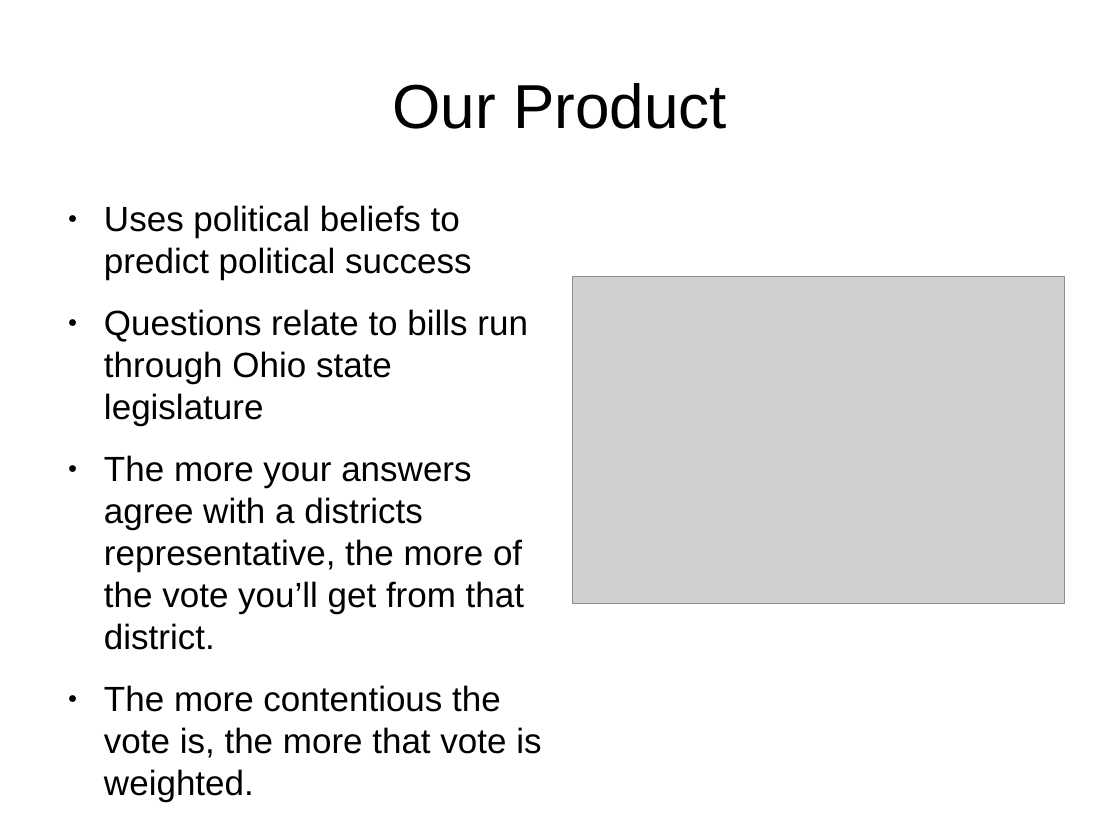
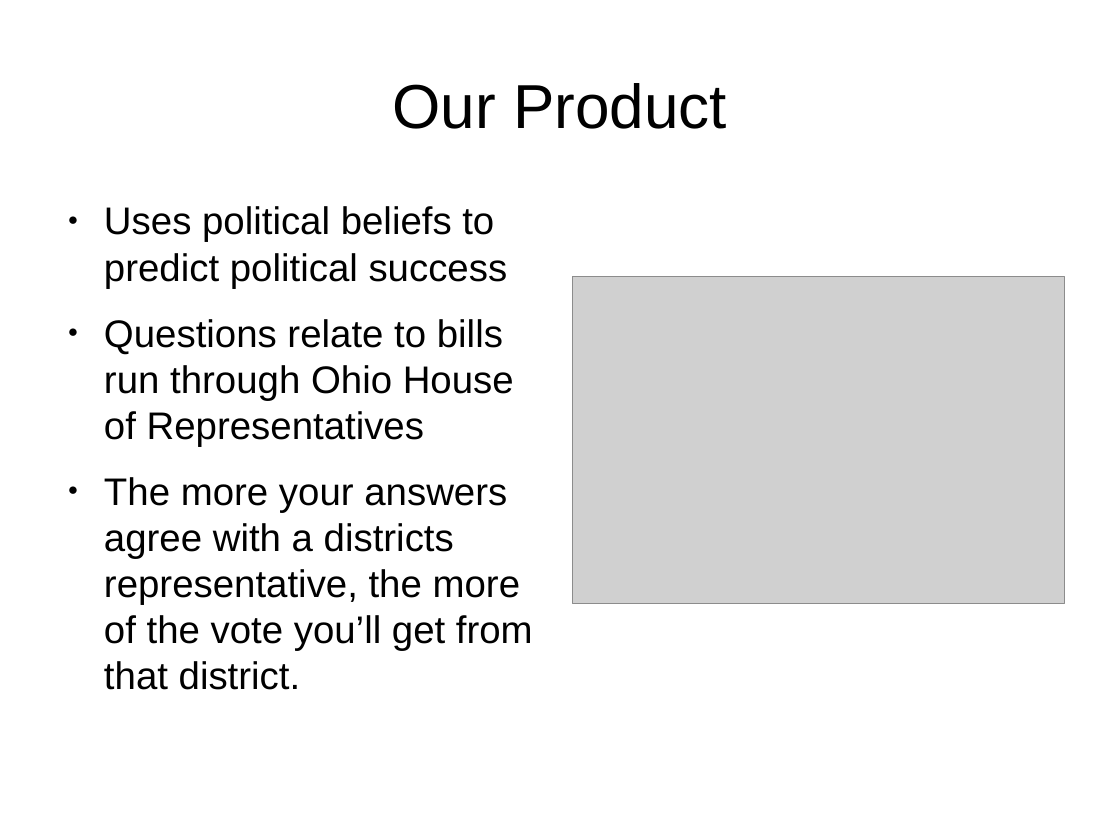
Before and after one commit to battywombat/Elections, a slide deck: slide 3 of presentation.odp. Drawn at 1120x840 pixels with LibreOffice and Linux fonts; fonts in the diff are those of the drawing; grey boxes stand for pictures. Boxes give left, top, right and bottom in pixels: in the first picture for what was removed or moved away, otherwise in the second. Text is boxed around its words. In the diff, an @@ line names an element or a change of style, - is before the commit and + after.

```diff
--- a/presentation.odp
+++ b/presentation.odp
@@ text at (104,206,533,690): size 24.8 to 27.2 pt in "Uses political beliefs to predict political success", "The more your answers agree with a ..." @@
@@ text at (104,319,514,447): text changed; size 24.8 to 27.2 pt @@
-● Questions relate to bills run through Ohio state legislature
+● Questions relate to bills run through Ohio House of Representatives
@@ text at (104,685,541,802): paragraph removed @@
-● The more contentious the vote is, the more that vote is weighted.
```
Also in this commit, not shown: 2 slides added, 4 other files.
